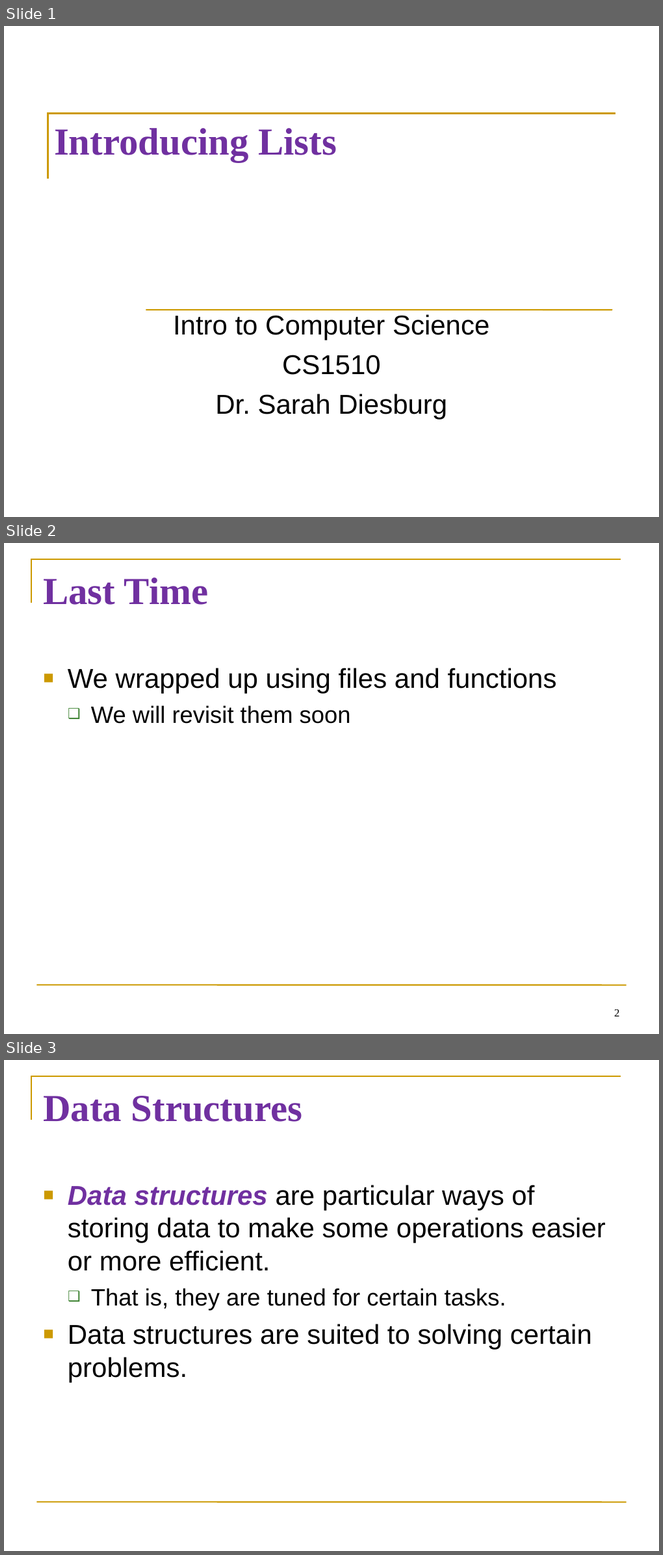
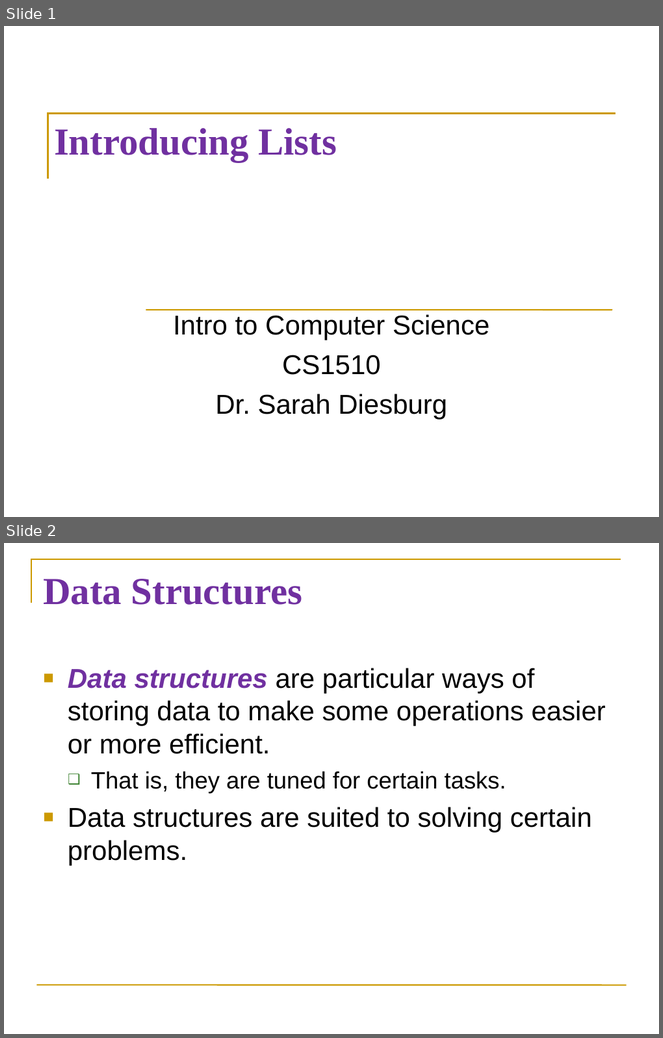
Before and after one commit to diesburg/teaching-intro-to-python-fall-2024, a slide deck: sessions/s26/s26.ppt. Shown one above the other, each under a label of ours: slides 1, 2 and 3 before the commit, slides 1 and 2 after it. The pictures are 663x1555 and 663x1038 pixels, drawn with LibreOffice and Linux fonts; fonts in the diff are those of the drawing. Boxes give left, top, right and bottom in pixels: in the first picture for what was removed or moved away, otherwise in the second. Text is boxed around its words. In the diff, an @@ line names an element or a change of style, - is before the commit and + after.

```diff
--- a/sessions/s26/s26.ppt
+++ b/sessions/s26/s26.ppt
@@ slide 2 removed at bbox=[4, 543, 659, 1034], background #FFFFFF; not listed: 2 template elements that a slide beside it also shows @@
@@ title removed at bbox=[43, 577, 209, 605] @@
-Last Time
@@ text removed at bbox=[68, 668, 557, 724] @@
-■ We wrapped up using files and functions
-  ❑ We will revisit them soon
@@ page number removed at bbox=[614, 1010, 620, 1017] @@
-2
@@ what was slide 3 is now slide 2 @@
```
Also in this commit, not shown: 3 slides changed, 2 other slides removed, 28 other files.
